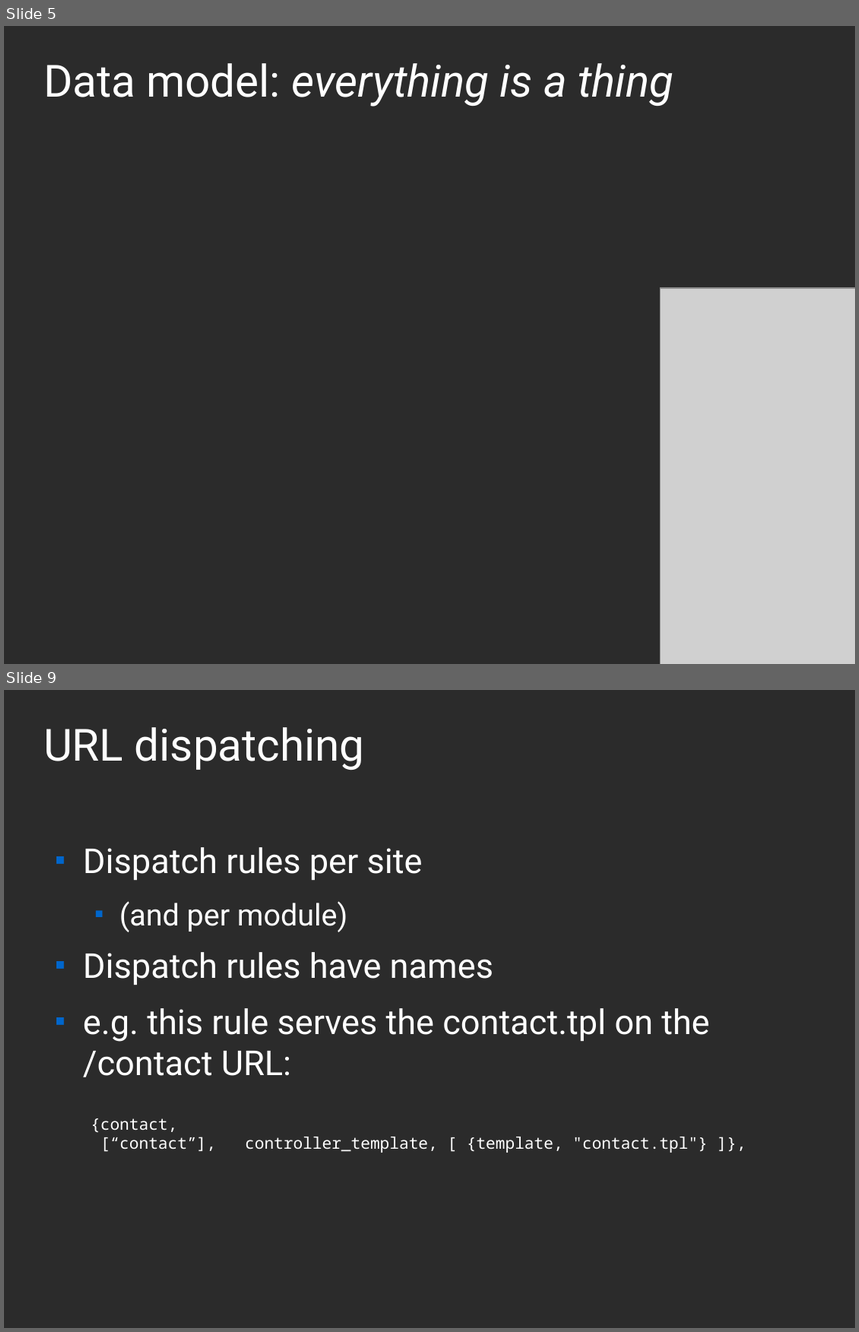
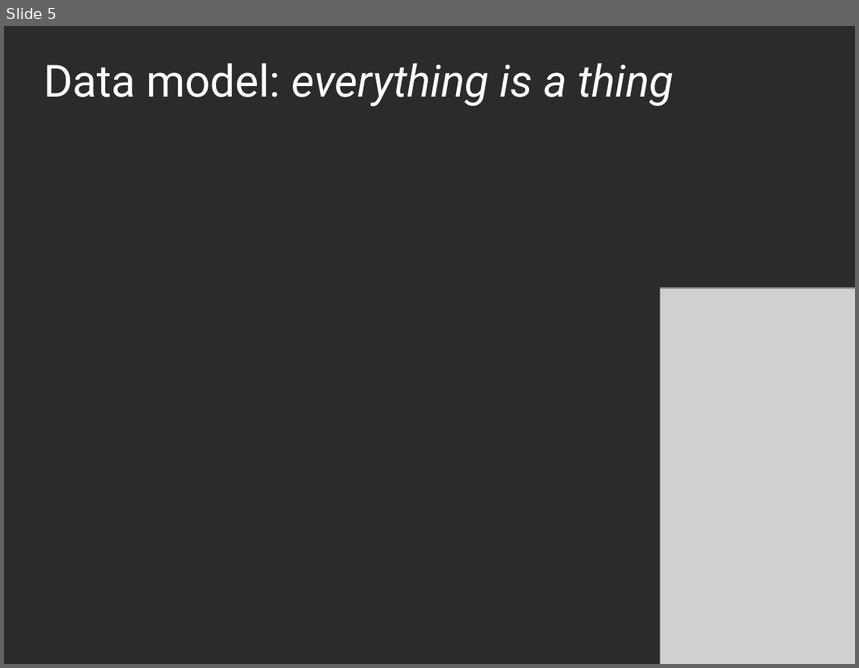
Before and after one commit to arjan/zotonic-vagrant-tutorial, a slide deck: zotonic-tutorial-20131012.odp. Shown one above the other, each under a label of ours: slides 5 and 9 before the commit, slide 5 after it; the slides between them are not shown. The pictures are 859x1332 and 859x668 pixels, drawn with LibreOffice and Linux fonts; fonts in the diff are those of the drawing; grey boxes stand for pictures; background and template pictures are left out; a plain dark background stands for a picture behind light text. Boxes give left, top, right and bottom in pixels: in the first picture for what was removed or moved away, otherwise in the second. Text is boxed around its words. In the diff, an @@ line names an element or a change of style, - is before the commit and + after.

```diff
--- a/zotonic-tutorial-20131012.odp
+++ b/zotonic-tutorial-20131012.odp
@@ slide 9 removed at <box>4,690,855,1328</box>, background picture (left out) @@
@@ title removed at <box>44,727,365,770</box> @@
-URL dispatching
@@ text removed at <box>83,847,710,1078</box> @@
-■ Dispatch rules per site
-  ■ (and per module)
-■ Dispatch rules have names
-■ e.g. this rule serves the contact.tpl on the /contact URL:
@@ text removed at <box>91,1119,708,1153</box> @@
-{contact,
-[“contact”], controller_template, [ {template, "contact.tpl"} ]},
```
Also in this commit, not shown: 3 slides changed, 8 other slides removed, 2 other files.
